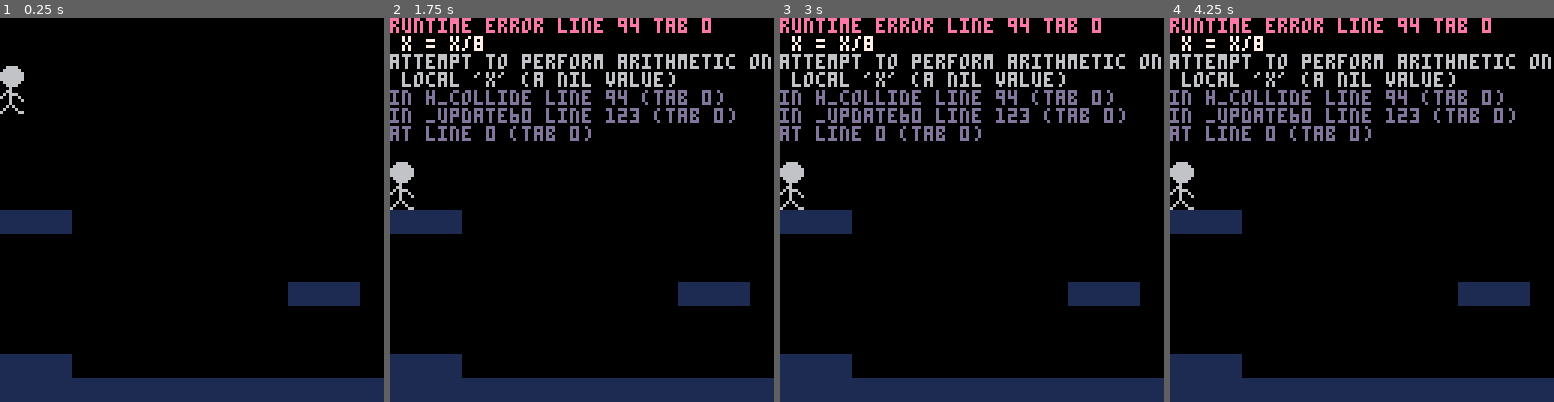
Above: before the commit, frames 1-4 (left to right).
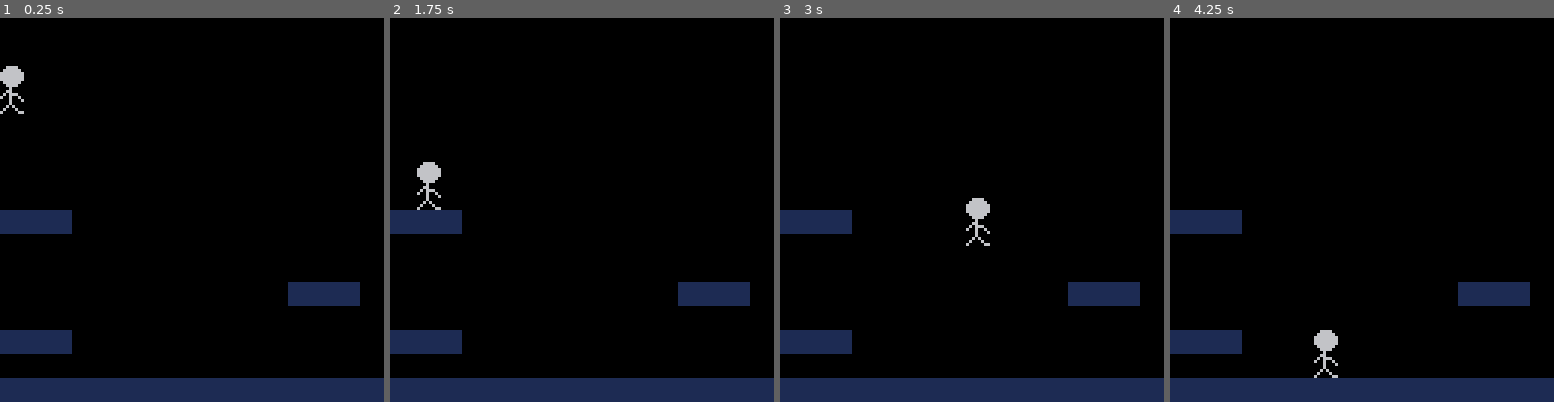
Above: after the commit, the same moments.

Repository: xMunchy/Mirror_Image
Game: PICO-8 cartridge prog.p8
The game is run twice, just before and just after one commit, with the same random seed, the same clock (stepped at 60 frames per second) and the same inputs.
Inputs:
- Up to frame 1 (0.25 s): no input
- Up to frame 2 (1.75 s): hold Right from 1.6 s (still down)
- Up to frame 3 (3 s): release Right at 2.1 s; hold Up 2.15-2.42 s; hold Right from 2.47 s (still down)
- Up to frame 4 (4.25 s): release Right at 3.03 s; hold Left 3.08-3.58 s; hold Down 3.63-3.97 s; hold Right from 4.02 s (still down)

The runs differ from the first frame. In frame 1, 2.3% of the frame differs, in the area x 0-19%, y 81-94%; in frame 2, 11%, in the area x 0-100%, y 0-94%; in frame 3, 11%; in frame 4, 11%.
Error before the commit: runtime error line 94 tab 0; x = x/8; attempt to perform arithmetic on local 'x' (a nil value)

Commit message:
added crouching
can move and jump while crouching. cannot stand up again if directly below something

BUG: can still stand if 2 pixels below something, will get stuck.

Diff:
--- a/prog.p8
+++ b/prog.p8
@@ -94,6 +94,9 @@
 end
 
 function h_collide(x,y1,y2,flag)
+ -- screen boundary
+ if(x>127 or x<0) return true
+ --wall collision
  x = x/8
  y1 = y1
  y2 = y2
@@ -109,6 +112,9 @@
  x1 = x1
  x2 = x2
  y = y/8
+ --screen boundary
+ if(y<0) return true
+ --wall collision
  for i=x1,x2 do
   if fget(mget(i/8,y),flag) then
    return true
@@ -118,14 +124,27 @@
 end
 -->8
 function _update60()
- local xl = player.x-1
- local xr = player.x+player.s_w*8
+ local x1 = player.x
+ local x2 = player.x+player.s_w*8
  local y1 = player.y
- local y2 = player.y+player.s_h*8-1
- if(btn(0) and not h_collide(x1,y1,y2,0)) player.x -= 1
- if(btn(1) and not h_collide(x2,y1,y2,0)) player.x += 1
+ local y2 = player.y+player.s_h*8
+ if(btn(0) and not h_collide(x1-1,y1,y2-1,0)) player.x -= 1
+ if(btn(1) and not h_collide(x2,y1,y2-1,0)) player.x += 1
  if btnp(2) and can_jump() then
   start_jump()
+ end
+ if btn(3) then
+  player.y += (player.s_h-player.crouch_h)*8
+  player.x += (player.s_w-player.crouch_w)*8
+  player.s = player.crouch_s
+  player.s_h = player.crouch_h
+  player.s_w = player.crouch_w
+ elseif not v_collide(x1,x2,y1-1,0) then
+  player.y += (player.s_h-player.stand_h)*8
+  player.x += (player.s_w-player.stand_w)*8
+  player.s = player.stand_s
+  player.s_h = player.stand_h
+  player.s_w = player.stand_w
  end
  if(player.is_jumping) jump()
  fall()
@@ -147,12 +166,12 @@
 00000000000600000000000011111111000000000000000000000000000000000000000000000000000000000000000000000000000000000000000000000000
 00000000006600000066660000000000000000000000000000000000000000000000000000000000000000000000000000000000000000000000000000000000
 00000000060666000666666000000000000000000000000000000000000000000000000000000000000000000000000000000000000000000000000000000000
-00000000600600600666666000000000000000000000000000000000000000000000000000000000000000000000000000000000000000000000000000000000
-00000000000600060666666000000000000000000000000000000000000000000000000000000000000000000000000000000000000000000000000000000000
-00000000000600000066660000000000000000000000000000000000000000000000000000000000000000000000000000000000000000000000000000000000
-00000000006060000000600000000000000000000000000000000000000000000000000000000000000000000000000000000000000000000000000000000000
-00000000060006000000600000000000000000000000000000000000000000000000000000000000000000000000000000000000000000000000000000000000
-00000000600000660066666000000000000000000000000000000000000000000000000000000000000000000000000000000000000000000000000000000000
+00000000600600606666666600000000000000000000000000000000000000000000000000000000000000000000000000000000000000000000000000000000
+00000000000600066666666600000000000000000000000000000000000000000000000000000000000000000000000000000000000000000000000000000000
+00000000000600006666666600000000000000000000000000000000000000000000000000000000000000000000000000000000000000000000000000000000
+00000000006060006666666600000000000000000000000000000000000000000000000000000000000000000000000000000000000000000000000000000000
+00000000060006000666666000000000000000000000000000000000000000000000000000000000000000000000000000000000000000000000000000000000
+00000000600000660066660000000000000000000000000000000000000000000000000000000000000000000000000000000000000000000000000000000000
 __gff__
 0000000100000000000000000000000000000000000000000000000000000000000000000000000000000000000000000000000000000000000000000000000000000000000000000000000000000000000000000000000000000000000000000000000000000000000000000000000000000000000000000000000000000000
 0000000000000000000000000000000000000000000000000000000000000000000000000000000000000000000000000000000000000000000000000000000000000000000000000000000000000000000000000000000000000000000000000000000000000000000000000000000000000000000000000000000000000000
@@ -170,6 +189,6 @@
 0000000000000000000000000000000000000000000000000000000000000000000000000000000000000000000000000000000000000000000000000000000000000000000000000000000000000000000000000000000000000000000000000000000000000000000000000000000000000000000000000000000000000000
 0000000000000000000000000303030000000000000000000000000000000000000000000000000000000000000000000000000000000000000000000000000000000000000000000000000000000000000000000000000000000000000000000000000000000000000000000000000000000000000000000000000000000000
 0000000000000000000000000000000000000000000000000000000000000000000000000000000000000000000000000000000000000000000000000000000000000000000000000000000000000000000000000000000000000000000000000000000000000000000000000000000000000000000000000000000000000000
+0303030000000000000000000000000000000000000000000000000000000000000000000000000000000000000000000000000000000000000000000000000000000000000000000000000000000000000000000000000000000000000000000000000000000000000000000000000000000000000000000000000000000000
 0000000000000000000000000000000000000000000000000000000000000000000000000000000000000000000000000000000000000000000000000000000000000000000000000000000000000000000000000000000000000000000000000000000000000000000000000000000000000000000000000000000000000000
-0303030000000000000000000000000000000000000000000000000000000000000000000000000000000000000000000000000000000000000000000000000000000000000000000000000000000000000000000000000000000000000000000000000000000000000000000000000000000000000000000000000000000000
 0303030303030303030303030303030300000000000000000000000000000000000000000000000000000000000000000000000000000000000000000000000000000000000000000000000000000000000000000000000000000000000000000000000000000000000000000000000000000000000000000000000000000000
